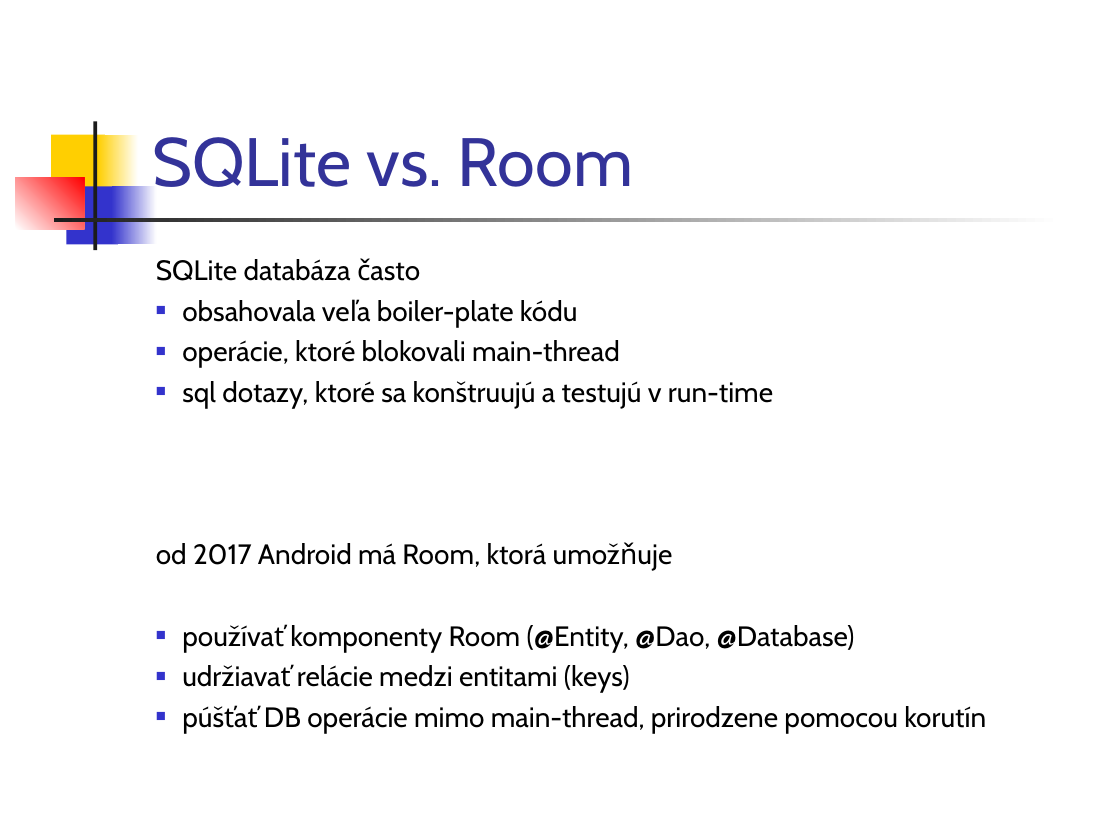
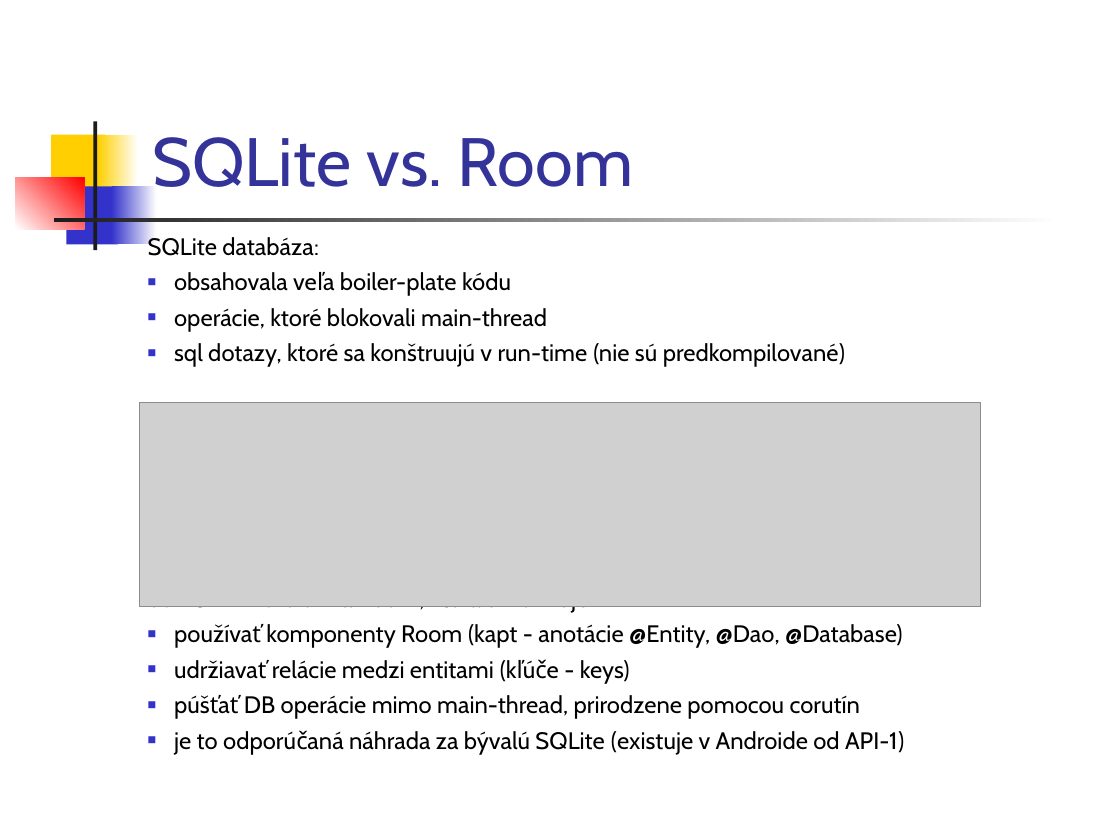
Before and after one commit to vmandro/Prednasky, a slide deck: slide 3 of 12/12_Android.ppt. Drawn at 1120x840 pixels with LibreOffice and Linux fonts; fonts in the diff are those of the drawing; grey boxes stand for pictures. Boxes give left, top, right and bottom in pixels: in the first picture for what was removed or moved away, otherwise in the second. Text is boxed around its words. In the diff, an @@ line names an element or a change of style, - is before the commit and + after.

```diff
--- a/12/12_Android.ppt
+++ b/12/12_Android.ppt
@@ text "SQLite databáza:": place and size @@
-text "SQLite databáza:" at [156,259,986,733]
+text "SQLite databáza:" at [148,237,904,755]
@@ text at [148,237,318,256]: text changed; size 18 to 15.3 pt @@
-SQLite databáza často
+SQLite databáza:
@@ text at [174,272,547,332]: size 18 to 15.3 pt in "obsahovala veľa boiler-plate kódu", "operácie, ktoré blokovali main-thread" @@
@@ text at [148,343,904,755]: text changed; size 18 to 15.3 pt @@
-■ sql dotazy, ktoré sa konštruujú a testujú v run-time
-od 2017 Android má Room, ktorá umožňuje
-■ používať komponenty Room (@Entity, @Dao, @Database)
-■ udržiavať relácie medzi entitami (keys)
-■ púšťať DB operácie mimo main-thread, prirodzene pomocou korutín
+■ sql dotazy, ktoré sa konštruujú v run-time (nie sú predkompilované)
+od 2017 Android má Room, ktorá umožňuje:
+■ používať komponenty Room (kapt - anotácie @Entity, @Dao, @Database)
+■ udržiavať relácie medzi entitami (kľúče - keys)
+■ púšťať DB operácie mimo main-thread, prirodzene pomocou corutín
+■ je to odporúčaná náhrada za bývalú SQLite (existuje v Androide od API-1)
@@ picture added at [140,402,981,606] @@
```
Also in this commit, not shown: 18 other slides changed, 1 slide added, 1 other file.
